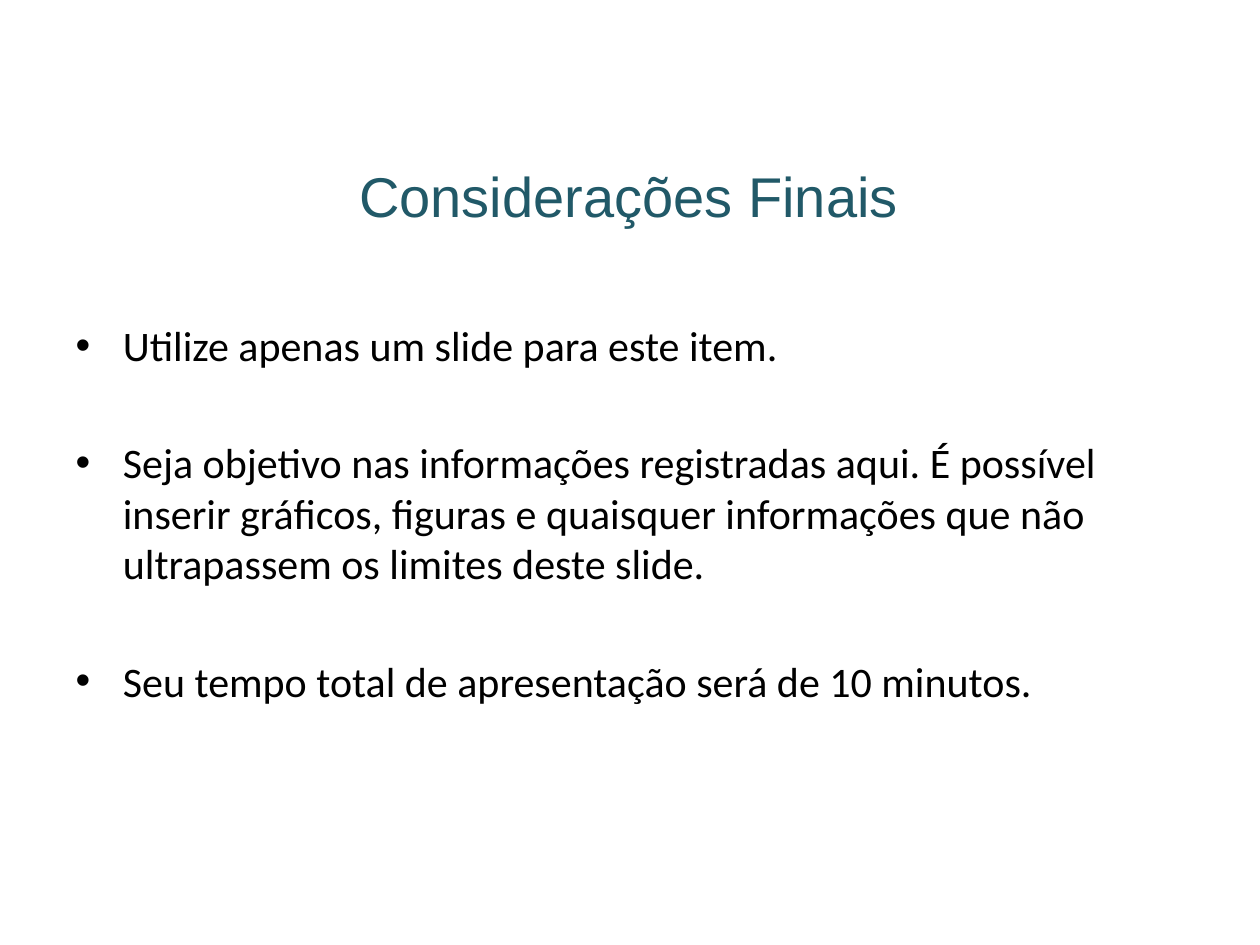
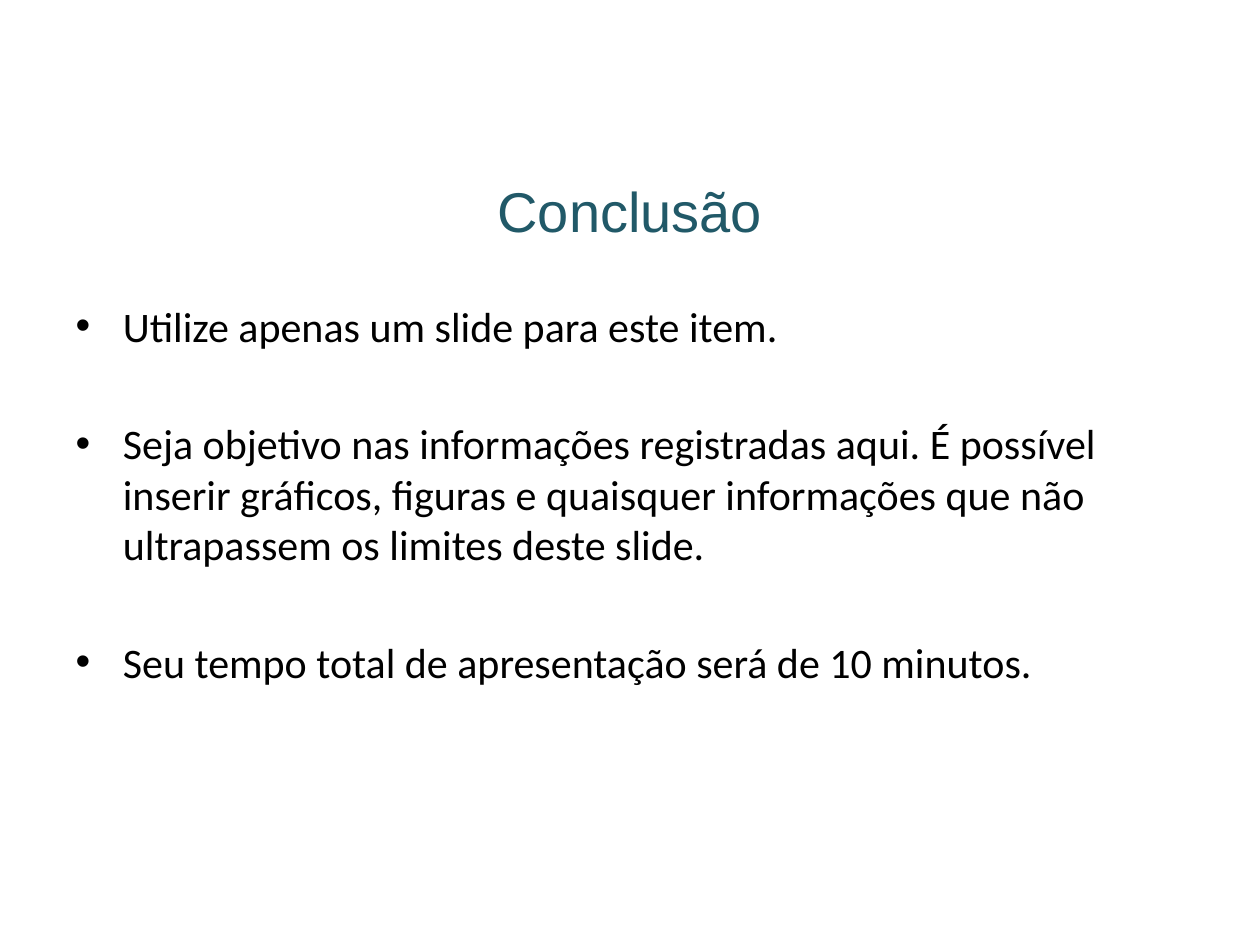
Before and after one commit to ccsa-ufrn/entbl-2021, a slide deck: slide 5 of src/assets/ng2/download/resumos_expandidos/template_apresentacao_slides.pptx. Drawn at 1260x945 pixels with LibreOffice and Linux fonts; fonts in the diff are those of the drawing; background and template pictures are left out. Boxes give left, top, right and bottom in pixels: in the first picture for what was removed or moved away, otherwise in the second. Text is boxed around its words. In the diff, an @@ line names an element or a change of style, - is before the commit and + after.

```diff
--- a/src/assets/ng2/download/resumos_expandidos/template_apresentacao_slides.pptx
+++ b/src/assets/ng2/download/resumos_expandidos/template_apresentacao_slides.pptx
@@ title at box(498, 191, 763, 233): text changed @@
-Considerações Finais
+Conclusão
@@ text "Utilize apenas um slide para ...": place and size @@
-text "Utilize apenas um slide para ..." at box(123, 331, 1096, 704)
+text "Utilize apenas um slide para ..." at box(123, 312, 1096, 685)
```
Also in this commit, not shown: 5 other slides changed, 11 other files.
